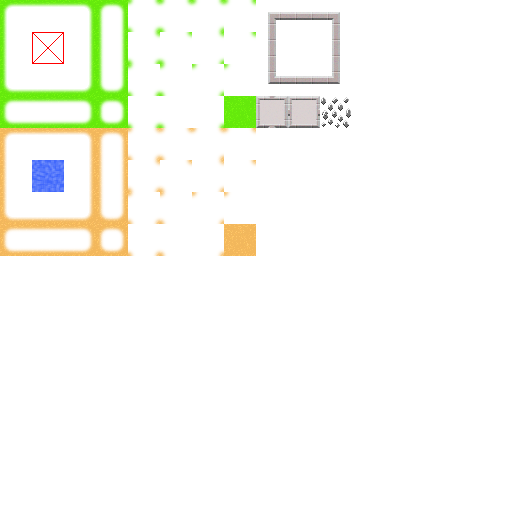
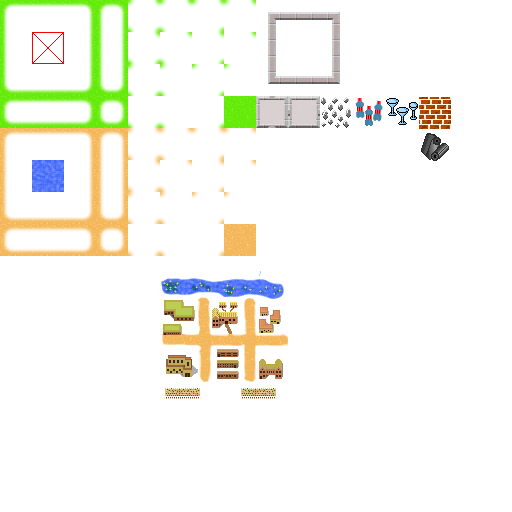
The second w=512, h=512 image is a revision of the first. Changes to its layers:
added layer "Glass" above "Plastic" over (386, 98, 418, 125)
added layer "Plastic" above "Stone" over (355, 97, 383, 126)
added layer "Stone" above "Laag 16" over (419, 97, 451, 129)
added layer "Laag 16" above "4x4 mal" over (161, 278, 288, 399)
added layer "Lood" above "mal" over (259, 133, 449, 276)
